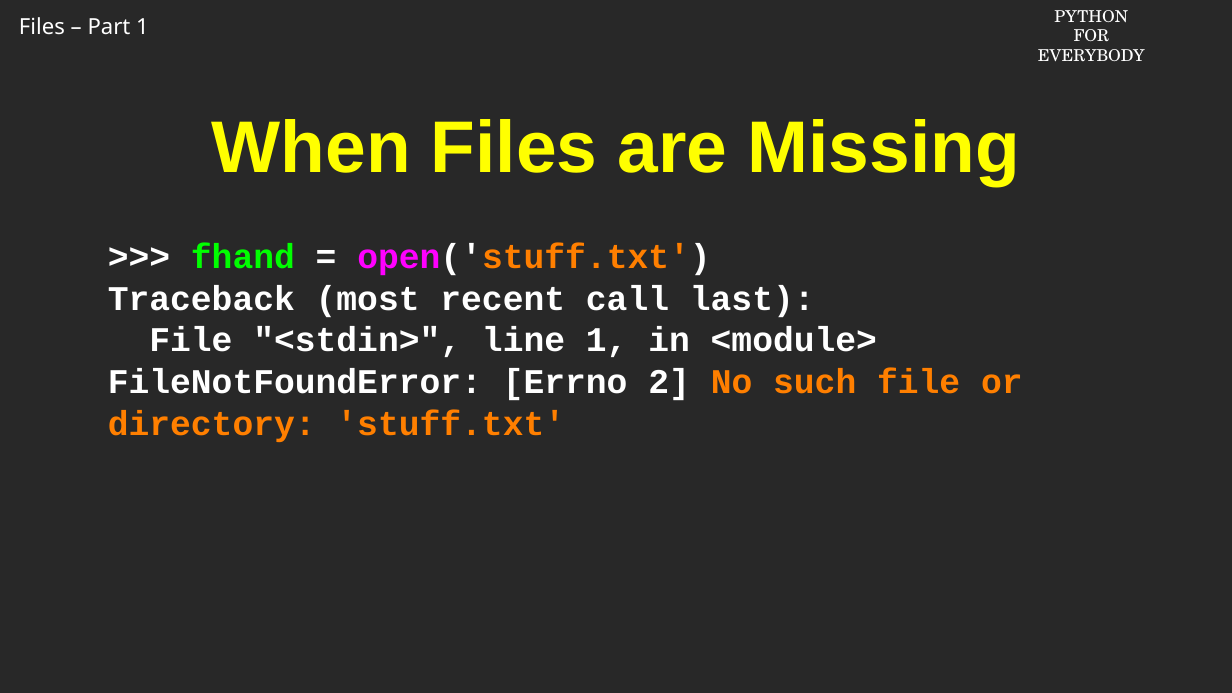
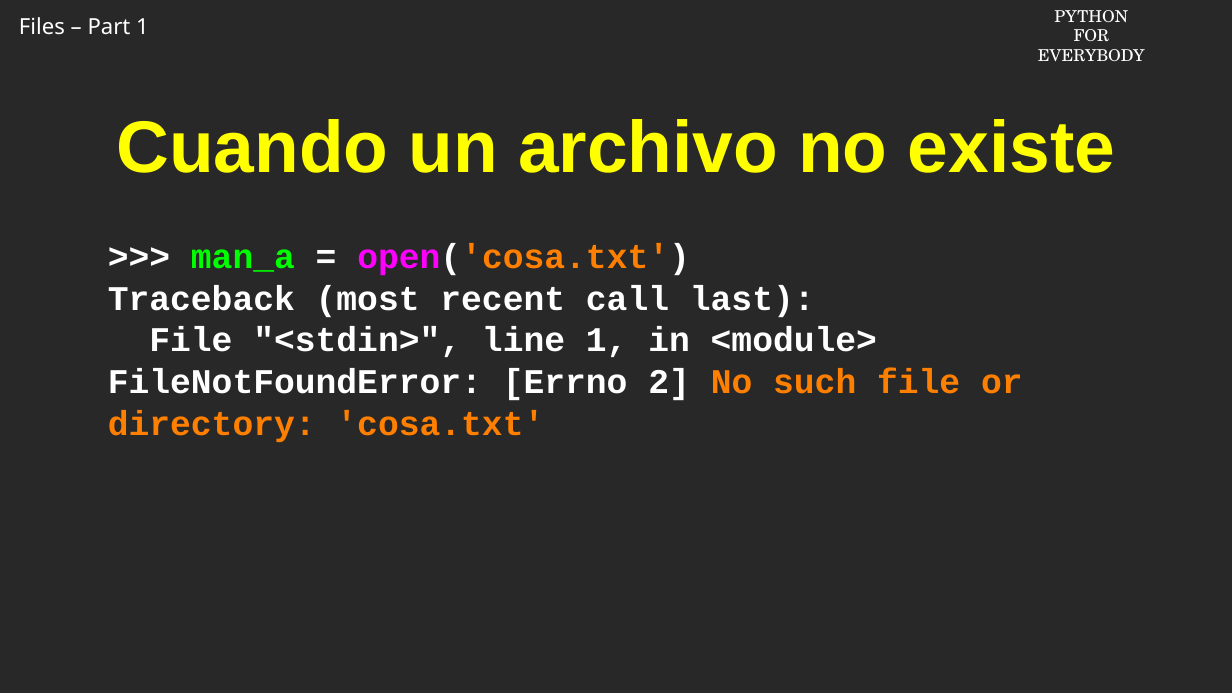
Before and after one commit to csev/py4e, a slide deck: slide 7 of ai/7.1.pptx. Drawn at 1232x693 pixels with LibreOffice and Linux fonts; fonts in the diff are those of the drawing; background and template pictures are left out. Boxes give left, top, right and bottom in pixels: in the first picture for what was removed or moved away, otherwise in the second. Text is boxed around its words. In the diff, an @@ line names an element or a change of style, - is before the commit and + after.

```diff
--- a/ai/7.1.pptx
+++ b/ai/7.1.pptx
@@ title at (116, 119, 1115, 173): text changed @@
-When Files are Missing
+Cuando un archivo no existe
@@ text at (191, 243, 690, 275): text changed @@
->>> fhand = open('stuff.txt')
+>>> man_a = open('cosa.txt')
@@ text at (108, 368, 1023, 442): text changed @@
-FileNotFoundError: [Errno 2] No such file or directory: 'stuff.txt'
+FileNotFoundError: [Errno 2] No such file or directory: 'cosa.txt'
```
Also in this commit, not shown: 10 other slides changed, 1 slide added, 1 slide removed.
